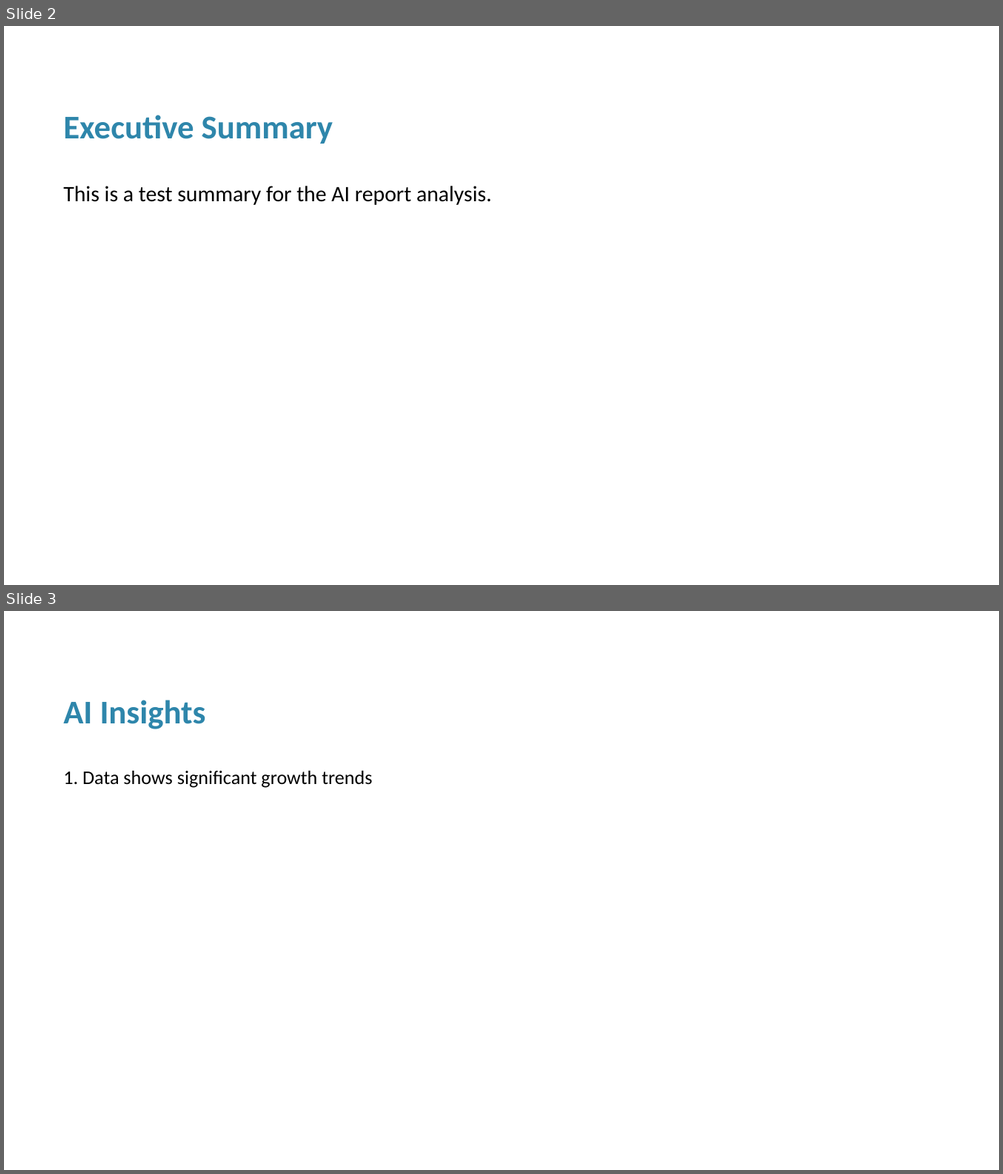
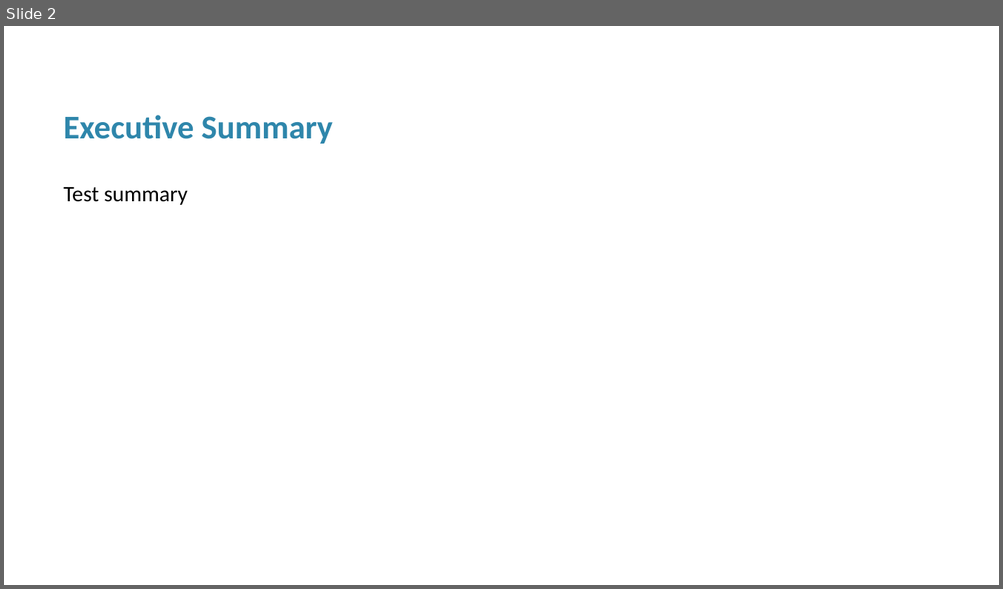
Before and after one commit to moekhoui/report-sonic, a slide deck: Presentation.pptx. Shown one above the other, each under a label of ours: slides 2 and 3 before the commit, slide 2 after it. The pictures are 1003x1174 and 1003x589 pixels, drawn with LibreOffice and Linux fonts; fonts in the diff are those of the drawing. Boxes give left, top, right and bottom in pixels: in the first picture for what was removed or moved away, otherwise in the second. Text is boxed around its words. In the diff, an @@ line names an element or a change of style, - is before the commit and + after.

```diff
--- a/Presentation.pptx
+++ b/Presentation.pptx
@@ slide 3 removed at (x1=4, y1=611, x2=999, y2=1170), background #FFFFFF @@
@@ text removed at (x1=63, y1=700, x2=206, y2=729) @@
-AI Insights
@@ text removed at (x1=63, y1=771, x2=372, y2=788) @@
-1. Data shows significant growth trends
@@ slide 2 changed as well @@
@@ text at (x1=63, y1=187, x2=188, y2=205): text changed @@
-This is a test summary for the AI report analysis.
+Test summary
```
Also in this commit, not shown: 1 other slide changed, 2 other slides removed, 2 other files.
